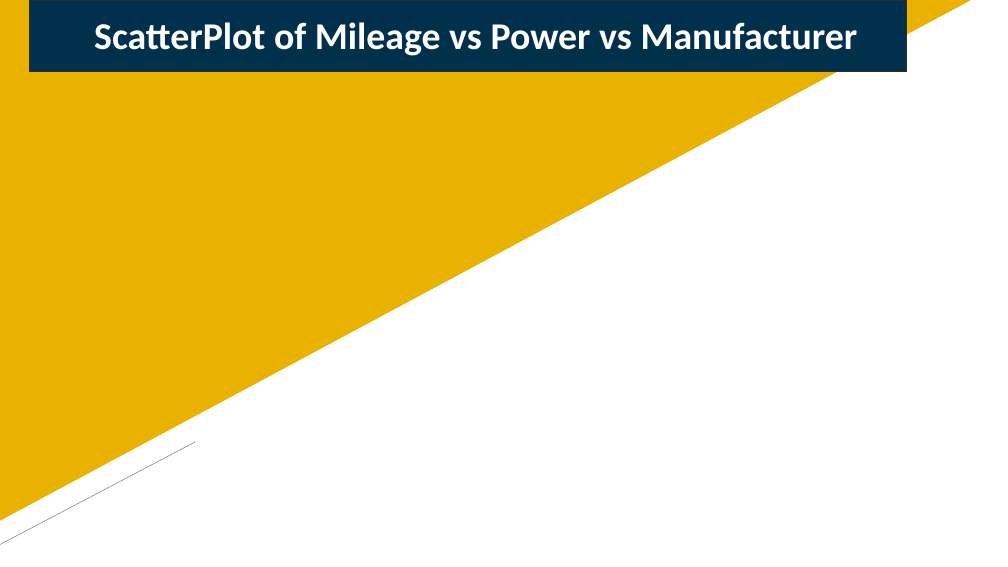
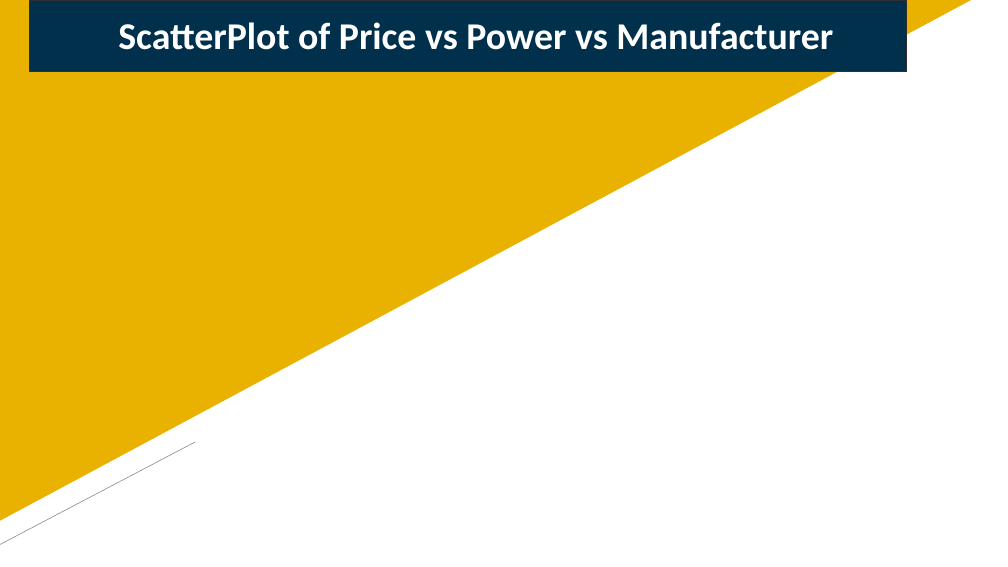
Before and after one commit to Defcon27/Data-Analysis-of-Indian-Automobile-dataset-using-Machine-Learning-in-R, a slide deck: slide 31 of Analysis on Automobile Dataset.pptx (slide 27 before the commit). Drawn at 1008x567 pixels with LibreOffice and Linux fonts; fonts in the diff are those of the drawing; background and template pictures are left out. Boxes give left, top, right and bottom in pixels: in the first picture for what was removed or moved away, otherwise in the second. Text is boxed around its words. In the diff, an @@ line names an element or a change of style, - is before the commit and + after.

```diff
--- a/Analysis on Automobile Dataset.pptx
+++ b/Analysis on Automobile Dataset.pptx
@@ title at box(118, 22, 833, 50): text changed @@
-ScatterPlot of Mileage vs Power vs Manufacturer
+ScatterPlot of Price vs Power vs Manufacturer
```
Also in this commit, not shown: 14 slides added.
